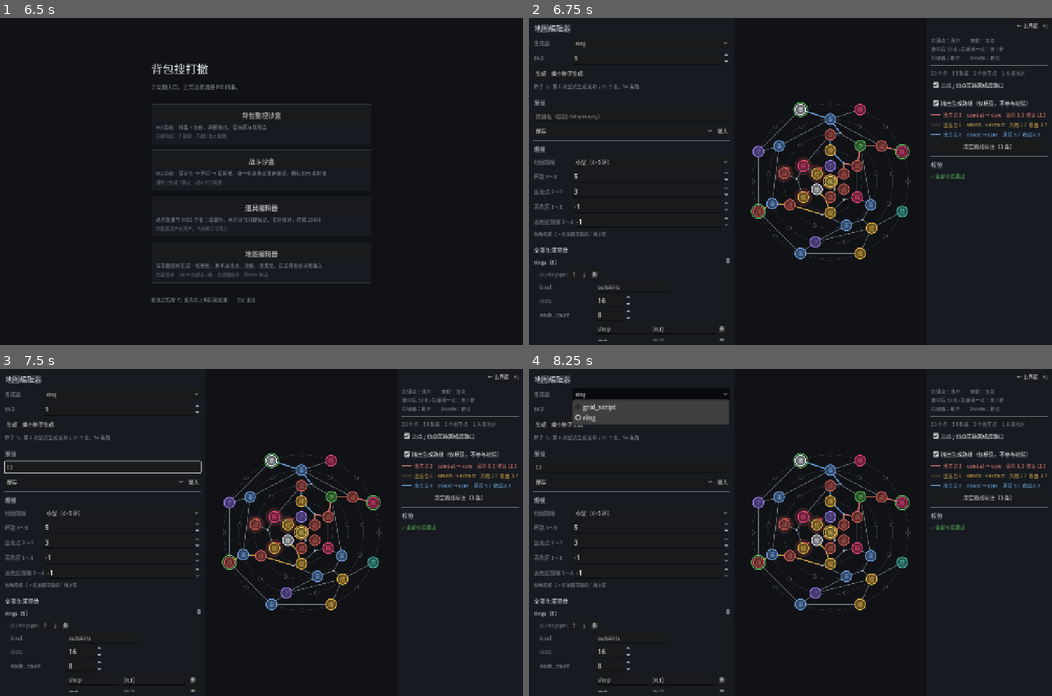
Above: before the commit, frames 1-4 (two rows, left to right).
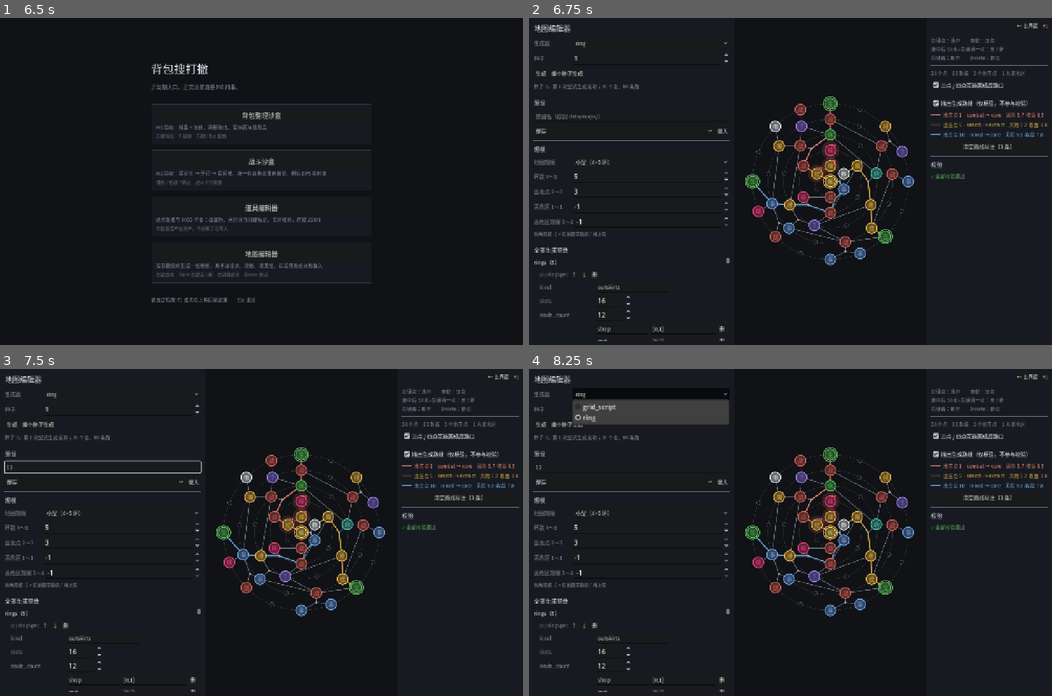
Above: after the commit, the same moments.

Repository: oZlUche/packsoudc
Game: Godot game, scene res://ui/launcher.tscn
Two runs of this game, one before a commit and one after it. Both use one fixed random seed, a clock stepped at 60 frames per second and the inputs below.
Inputs (mouse positions are in pixels of both pictures, inside the frame that each line leads up to):
- Up to frame 1 (6.5 s): click "背包整理沙盒" at 0.5 s; click "← 主界面 F1" at 1.25 s; click "战斗沙盒" at 2 s; click "← 主界面 F1" at 2.75 s; click "道具编辑器" at 3.5 s; click (230, 112) at 4.27 s; type "12" at 4.35 s; click (219, 148) at 4.5 s; type "12" at 4.58 s; click "← 主界面 F1" at 5 s; click "有未保存的改动 · 再按一次 F1 离开" at 5.75 s
- Up to frame 2 (6.75 s): click "地图编辑器" at 6.5 s
- Up to frame 3 (7.5 s): click (104, 467) at 7.27 s; type "12" at 7.35 s
- Up to frame 4 (8.25 s): click "ring" at 8 s

Frame 1 is identical in both runs. In frame 2, 4.3% of the frame differs, in the area x 13-99%, y 16-92%; in frame 3, 4.3%; in frame 4, 4.3%.

Commit message:
feat(map): 节点随环数、不填满、出生点、喘气处门槛、搜索占比、非路线节点混合 —— 作者六条
一、节点数仍随环数增长：规模模板的 nodes 范围按环数插值（中型 6 环 45、8 环 50）。
二、每环 节点/槽位 ≤ fill_cap（0.9，严格 < 1）：内环也不填满；node_count = 0 改成「填到上限」；
    校验 ring_fill。
三、出生点是一种节点 spawn，图上写「生」，网格符号暂定 P；固定，不参与 mix / 配额 / 校准；
    编辑器勾出生点就改类型；校验 spawn。
四、休息区与商店只在路径走过 haven_after_progress（1/3）之后才出现，按环深算；
    前一段的点不算进覆盖（两条规则天生打架，按高危区的办法处理）；校验 haven_early。
五、RouteStyle.min_share：偏搜索的路线搜索点至少八成，分配时先保底、换走前先问份额。
    搜索点收益 1.1 -> 0.6：八成搜索的路线性价比太高，校准会把战斗路线也换成搜索点去追
    （第一版 combat 每条 battle 0.1、search 2.3）。档位跟着改。
六、非路线节点只剩战斗的根子：apply_scale 新建的环没有权重表。加 ring_template，新建的环从它抄。

顺带：校准只在事件点之间换 —— type_risk 里有了 spawn 之后，它把战斗换成出生点来降风险；
MapNodeTypes.STRUCTURAL（core / spawn / extract / junction）由拓扑决定，不动。
一环的图上路线末端是出生点自己，不再被改成撤离点。

4~8 环各 64 个种子全部成功，平均尝试 1.16~1.81；12 环 2.52（占位）。
测试 2605 -> 2673 断言。

Co-Authored-By: Claude Fable 5.1 <noreply@anthropic.com>

Diff:
--- a/core/map/generators/ring_map_config.gd
+++ b/core/map/generators/ring_map_config.gd
@@ -9,6 +9,11 @@
 @export var rings: Array[RingSpec] = []
 
 @export_group("规模")
+## 新建的环（换规模 / 换环数时）从这份模板抄 quota 与 type_weights。
+## 没有它，换一次规模之后每环的权重表是空的，非路线节点就只剩战斗
+@export var ring_template: RingSpec = null
+## 每环 节点/槽位 的上限，严格小于 1 —— 内环也不填满，环上总有空位
+@export var fill_cap: float = 0.9
 ## 规模模板：每种规模的图最多能要几个出发点、几片高危区、多大的高危区。
 ## 按环数匹配；一个都不匹配（比如三环的测试图）= 不设上限、不要高危区
 @export var scales: Array[MapScaleProfile] = []
@@ -47,6 +52,8 @@
 @export var coverage: Dictionary = {}
 ## danger 高于此值的区域里不放喘气的地方（= coverage 里列的那几种类型）
 @export var no_haven_in_danger_above: int = 1
+## 休息区与商店只在路径的这一段之后才出现（0～1，按环深算：最外环 0，核心前一环 1）
+@export var haven_after_progress: float = 1.0 / 3.0
 ## 不许相邻的类型对
 @export var no_adjacent: Array = []
 @export var extract_every_rings: int = 2
@@ -185,36 +192,36 @@
 	for i in ring_count_:
 		var spec := RingSpec.new()
 		spec.kind = kinds[mini(i, kinds.size() - 1)]
+		if ring_template != null:
+			spec.quota = ring_template.quota.duplicate(true)
+			spec.type_weights = ring_template.type_weights.duplicate(true)
 		rings.append(spec)
 	# 槽位照半径算，不动 —— 环的长度是几何，不随节点数变。规模模板要的是【节点数】：
 	# 每环只填一部分槽位，空的连成空白弧。内环只有 min_slots 个槽位，填满也就那么几个，
 	# 减的份额落在外环；二分一个填充系数，让各环 max(min_slots, 槽位 × 系数) 的总和正好是要的
 	var p := scale()
 	if p != null and p.nodes.y > 0:
-		var want := (p.nodes.x + p.nodes.y) / 2 - 1     # 减掉核心
+		# 节点数仍随环数增长：在这一档规模的范围里按环数插值 —— 6 环取下限、8 环取上限
+		var t := 0.0 if p.rings.y <= p.rings.x \
+			else clampf(float(ring_count_ - p.rings.x) / float(p.rings.y - p.rings.x), 0.0, 1.0)
+		var want := roundi(lerpf(float(p.nodes.x), float(p.nodes.y), t)) - 1     # 减掉核心
 		var lo := 0.0
 		var hi := 1.0
 		for _k in 24:
 			var mid := (lo + hi) / 2.0
 			var sum := 0
 			for i in ring_count_:
-				var slots := slots_for_ring(ring_count_ - i)
-				sum += mini(slots, maxi(min_slots, roundi(float(slots) * mid)))
+				sum += fill_count(slots_for_ring(ring_count_ - i), mid)
 			if sum < want:
 				lo = mid
 			else:
 				hi = mid
 		for i in ring_count_:
-			var slots := slots_for_ring(ring_count_ - i)
-			rings[i].node_count = mini(slots, maxi(min_slots, roundi(float(slots) * hi)))
+			rings[i].node_count = fill_count(slots_for_ring(ring_count_ - i), hi)
 	else:
-		# 没有规模模板：外圈各留一段空白弧 —— 参照示意图，环本来就可以断成几段。
-		# 只挖【真比 min_slots 长】的环：内圈本来就已经缩到下限了，再挖就比外圈还空
-		for i in mini(2, ring_count_):
-			var r := ring_count_ - i
-			var slots := slots_for_ring(r)
-			if slots > min_slots:
-				rings[i].node_count = maxi(min_slots, slots - 3)
+		# 没有规模模板：每环留一点空位就好（fill_cap 说了内环也不填满）
+		for i in ring_count_:
+			rings[i].node_count = fill_count(slots_for_ring(ring_count_ - i), 1.0)
 	# 把算出来的数写明白。0 的意思是「自动」（槽位按半径算、节点填满），
 	# 但编辑器里看到一排 0、图上却是十几个点，只会让人以为数据没对上
 	for i in ring_count_:
@@ -224,42 +231,53 @@
 			rings[i].node_count = rings[i].slots
 
 
+## 一个 slots 个槽位的环按 factor 填几个：不少于 min_slots - 1 个（内环的下限），
+## 不多于 fill_cap 允许的 —— 严格小于槽位数，环上总有空位。
+func fill_count(slots: int, factor: float) -> int:
+	var cap := mini(slots - 1, floori(float(slots) * fill_cap))
+	return clampi(roundi(float(slots) * factor), mini(cap, min_slots - 1), maxi(1, cap))
+
+
 ## 造一份跑得起来的默认配置。**数值是占位**，等内容定稿；
 ## 结构才是要紧的。测试与沙盒用它开箱即跑。
 static func sample(ring_count_: int = 5) -> RingMapConfig:
 	var cfg := RingMapConfig.new()
 	cfg.scales = MapScaleProfile.defaults()
+	# 类型分配（M3-3c）。数值全是占位，等内容定稿；测试从这里读期望值，不写死
+	cfg.ring_template = RingSpec.new()
+	cfg.ring_template.type_weights = {"battle": 3, "search": 3, "event": 3, "random": 2, "elite": 1}
+	cfg.ring_template.quota = {"shop": [0, 1], "rest": [0, 2], "elite": [0, 2]}
 	cfg._build_rings(ring_count_)
 
 	var combat := RouteStyle.new()
 	combat.id = &"combat"
 	combat.ends_at = &"core"
 	combat.mix = {"battle": 5, "elite": 1, "event": 1}
-	combat.risk_band = Vector2(1.15, 1.7)
-	combat.reward_band = Vector2(1.15, 1.7)
+	combat.risk_band = Vector2(1.2, 1.9)
+	combat.reward_band = Vector2(1.2, 1.9)
 	combat.bailout_every_rings = 4     # 得 ≥ 撤离点间距，不然沿路的出口自己就挤在一起
 	var search := RouteStyle.new()
 	search.id = &"search"
 	search.ends_at = &"extract"
-	search.mix = {"search": 4, "event": 2, "battle": 1}
-	search.risk_band = Vector2(0.45, 0.9)
-	search.reward_band = Vector2(0.45, 0.9)
+	search.mix = {"search": 4, "event": 1}
+	search.min_share = {"search": 0.8}     # 偏搜索的路线，搜索点至少占八成
+	# 八成是搜索点的路线，风险只有平均的两三成 —— 档位得跟着 min_share 走
+	search.risk_band = Vector2(0.15, 0.6)
+	search.reward_band = Vector2(0.15, 0.6)
 	var mixed := RouteStyle.new()
 	mixed.id = &"mixed"
 	mixed.ends_at = &"core"
 	mixed.mix = {"battle": 2, "search": 2, "event": 2}
-	mixed.risk_band = Vector2(0.8, 1.2)
-	mixed.reward_band = Vector2(0.8, 1.2)
+	mixed.risk_band = Vector2(0.8, 1.3)
+	mixed.reward_band = Vector2(0.8, 1.3)
 	cfg.routes = [combat, search, mixed] as Array[RouteStyle]
 
-	# 类型分配（M3-3c）。数值全是占位，等内容定稿；测试从这里读期望值，不写死
-	for i in cfg.rings.size():
-		cfg.rings[i].type_weights = {"battle": 3, "search": 3, "event": 3, "random": 2, "elite": 1}
-		cfg.rings[i].quota = {"shop": [0, 1], "rest": [0, 2], "elite": [0, 2]}
 	cfg.type_risk = {"battle": 1.0, "elite": 2.2, "event": 0.3, "random": 0.8, "search": 0.4,
-		"shop": 0.0, "rest": 0.0, "extract": 0.0, "core": 3.0}
-	cfg.type_reward = {"battle": 1.0, "elite": 3.0, "event": 0.6, "random": 0.8, "search": 1.1,
-		"shop": 0.5, "rest": 0.3, "extract": 0.0, "core": 5.0}
+		"shop": 0.0, "rest": 0.0, "extract": 0.0, "core": 3.0, "spawn": 0.0}
+	# 搜索点每搜一次的收益不能比战斗划算太多：偏搜索的路线八成都是它，
+	# 它的性价比就是那条路线的性价比 —— 太高，校准只能把别的路线也换成搜索点去追
+	cfg.type_reward = {"battle": 1.0, "elite": 3.0, "event": 0.6, "random": 0.8, "search": 0.6,
+		"shop": 0.5, "rest": 0.3, "extract": 0.0, "core": 5.0, "spawn": 0.0}
 	cfg.coverage = {"rest": 4, "shop": 6}
 	cfg.no_adjacent = [["elite", "elite"], ["shop", "shop"]]
 	cfg.ev_tolerance = 0.25
--- a/core/map/generators/ring_map_generator.gd
+++ b/core/map/generators/ring_map_generator.gd
@@ -66,6 +66,7 @@
 		"edge_max_ring_offset": _cfg.edge_max_ring_offset,
 		"edge_max_slot_offset": _cfg.edge_max_slot_offset,
 		"edge_max_arc_span": _cfg.tangential_span_max,
+		"fill_cap": _cfg.fill_cap,
 		"zone_rules": _rules().to_dict(),
 	}
 	_ring_slots = []
@@ -182,7 +183,9 @@
 ## 空白区是稀疏的结果，不是先挖再填。
 func _choose_filled_slots(slots: int, want: int, inner: Array[int], inner_slots: int) -> Array[int]:
 	var out: Array[int] = []
-	var n := slots if want <= 0 or want >= slots else want
+	# 0 = 自动：填到 fill_cap 允许的上限为止 —— 环上总有空位，内环也一样
+	var n := _cfg.fill_count(slots, 1.0) if want <= 0 or want >= slots else want
+	n = mini(n, _cfg.fill_count(slots, 1.0))
 	if n >= slots:
 		for s in slots:
 			out.append(s)
@@ -1356,6 +1359,19 @@
 				% [r, slots, prev_slots])
 		prev_slots = slots
 
+	# --- 每环都不填满：节点 / 槽位 ≤ fill_cap（< 1），内环也一样 ---
+	var cap := float(graph.layout_meta.get("fill_cap", 1.0))
+	if cap < 1.0:
+		var per_ring := {}
+		for id in graph.node_ids():
+			var r := int(ring_of.get(id, -1))
+			per_ring[r] = int(per_ring.get(r, 0)) + 1
+		for r in per_ring:
+			var slots := int(slot_table.get(r, slot_table.get(str(r), 0)))
+			if int(r) > 0 and slots > 0 and int(per_ring[r]) > floori(float(slots) * cap):
+				v.fail(&"ring_fill", "第 %d 环 %d 个槽位放了 %d 个点，超过 %.0f%% —— 内环也不能填满"
+					% [r, slots, per_ring[r], cap * 100.0])
+
 	# 【路线不在这里查。】路线是用来生成地图的规则，不是一张图合不合格的条件 ——
 	# 它们留在 graph.routes 里只是标注（开局给玩家挑出生点时看的），
 	# 手改过的图、手绘的图完全可以没有，或者对不上。
--- a/core/map/generators/ring_type_assigner.gd
+++ b/core/map/generators/ring_type_assigner.gd
@@ -56,6 +56,9 @@
 		_bump(r, String(g.get_node(id).type), 1)
 	for id in g.goal_ids:
 		_fixed[id] = true
+	# 出生点是一种节点，不只是一个标记：固定为 spawn，不参与 mix、配额与校准
+	for id in g.entry_ids:
+		_put_type(id, &"spawn", true)
 
 	_assign_zone_content()
 	_fix_route_ends()
@@ -118,7 +121,8 @@
 		if String(route.get("ends_at", "core")) != "extract":
 			continue
 		var ids: Array = route["node_ids"]
-		if not ids.is_empty():
+		# 一环的图上路线的末端就是出生点自己，那就不改 —— 出生点是出生点
+		if not ids.is_empty() and not _fixed.has(int(ids[-1])):
 			_put_type(int(ids[-1]), &"extract", true)
 
 
@@ -136,18 +140,24 @@
 		var mix: Dictionary = style.mix if style != null else {}
 		if mix.is_empty():
 			continue
-		# 按比例配额：最大余数法，再打乱
+		# 先把 min_share 保底的份额留出来，剩下的按比例配额（最大余数法），再打乱
 		var keys := _sorted_keys(mix)
 		var total := 0.0
 		for k in keys:
 			total += float(mix[k])
 		var counts := {}
 		var given := 0
+		for k in _sorted_keys(style.min_share):
+			counts[k] = ceili(float(style.min_share[k]) * float(exclusive.size()))
+			given += int(counts[k])
+			if not keys.has(k):
+				keys.append(k)
+		var remaining := maxi(0, exclusive.size() - given)
 		var remainders := []
 		for k in keys:
-			var exact := float(mix[k]) / maxf(total, 0.001) * float(exclusive.size())
-			counts[k] = floori(exact)
-			given += int(counts[k])
+			var exact := float(mix.get(k, 0.0)) / maxf(total, 0.001) * float(remaining)
+			counts[k] = int(counts.get(k, 0)) + floori(exact)
+			given += floori(exact)
 			remainders.append([exact - floorf(exact), k])
 		remainders.sort_custom(func(a, b): return a[0] > b[0] or (a[0] == b[0] and a[1] < b[1]))
 		for r in remainders:
@@ -329,7 +339,8 @@
 	var swappable: Array[String] = []      # 能换出去的
 	var targets: Array[String] = []        # 能换进来的
 	for t in _sorted_keys(_cfg.type_risk):
-		if _haven.has(t) or t == "extract" or t == "core":
+		# 只在「事件点」之间换：出生点、核心、撤离点、喘气处、岔路口各有各的来处
+		if _haven.has(t) or MapNodeTypes.STRUCTURAL.has(StringName(t)):
 			continue
 		targets.append(t)
 		if not _mandatory.has(t):
@@ -482,7 +493,7 @@
 
 ## 总违规量：各路线偏出自己档位多少 + 性价比离散超出容差多少 + 偏离 mix 多少（轻一点）。
 ## 0 = 全达标。mix 那一项只是让校准少动几个不必动的点，不是硬指标。
-const MIX_WEIGHT := 0.04
+const MIX_WEIGHT := 0.08
 
 func _violation_of(sums: Array, comps: Array) -> float:
 	var bands := bands_of(sums)
@@ -548,6 +559,8 @@
 		"mandatory_types": mandatory,
 		"extract_every_rings": cfg.extract_every_rings,
 		"extract_min_distance": cfg.effective_extract_gap(),
+		"haven_after_progress": cfg.haven_after_progress,
+		"spawn_typed_entries": true,
 	}
 	var p := cfg.scale()
 	if p != null and p.nodes.y > 0:
@@ -584,7 +597,7 @@
 			if n < int(lim[0]) or n > int(lim[1]):
 				v.fail(&"quota", "第 %d 环有 %d 个 %s，配额是 %d～%d" % [r, n, t, lim[0], lim[1]])
 
-	# --- 步数覆盖（高危区里的点不算：那里本来就没得歇）---
+	# --- 步数覆盖（高危区里的点不算：那里本来就没得歇；路径前一段的点也不算，喘气处还没出现）---
 	var threshold := int(rules.get("no_haven_in_danger_above", 1))
 	var coverage: Dictionary = rules.get("coverage", {})
 	for t in coverage:
@@ -594,18 +607,35 @@
 		var worst := 0
 		for id in graph.node_ids():
 			var d := int(dist.get(id, 1 << 20))
-			if d > k and graph.get_node(id).danger <= threshold:
+			var n := graph.get_node(id)
+			var r := int(n.layout.get("ring", 0))
+			var early := r > 0 and progress_of(r, ring_count) < float(rules.get("haven_after_progress", 0.0)) - 1e-6
+			if d > k and n.danger <= threshold and not early:
 				over += 1
 				worst = maxi(worst, d)
 		if over > 0:
 			v.fail(&"coverage", "%d 个节点距最近的 %s 超过 %d 步（最远 %s）"
 				% [over, t, k, "到不了" if worst >= (1 << 20) else str(worst)])
 
-	# --- 高危区里不放喘气的地方 ---
+	# --- 高危区里不放喘气的地方；喘气处不在路径的前一段 ---
+	var after := float(rules.get("haven_after_progress", 0.0))
 	for id in graph.node_ids():
 		var n := graph.get_node(id)
 		if n.danger > threshold and coverage.has(String(n.type)):
 			v.fail(&"haven", "节点 %d 在 danger %d 的区域里，却是 %s" % [id, n.danger, n.type])
+		var r := int(n.layout.get("ring", 0))
+		if r > 0 and coverage.has(String(n.type)) and progress_of(r, ring_count) < after - 1e-6:
+			v.fail(&"haven_early", "节点 %d（第 %d 环）是 %s，太靠近起点 —— 得走过 %d%% 才能有"
+				% [id, r, n.type, roundi(after * 100.0)])
+
+	# --- 出生点是 spawn，spawn 都是出生点 ---
+	if bool(rules.get("spawn_typed_entries", false)):
+		for id in graph.entry_ids:
+			if graph.get_node(id) != null and graph.get_node(id).type != &"spawn":
+				v.fail(&"spawn", "出生点 %d 的类型是 %s，不是 spawn" % [id, graph.get_node(id).type])
+		for id in graph.node_ids():
+			if graph.get_node(id).type == &"spawn" and not graph.entry_ids.has(id):
+				v.fail(&"spawn", "节点 %d 是 spawn，却不是出生点" % id)
 
 	# --- 不许相邻 ---
 	var pairs: Array = rules.get("no_adjacent", [])
@@ -716,8 +746,10 @@
 		_fixed[id] = true
 
 
+## 这个点要不要算进覆盖：高危区里的不算（那里不放喘气处），路径前一段的也不算 ——
+## 喘气处要走过 haven_after_progress 才出现，前一段没得歇是规则本身，不是覆盖没做好
 func _needs_haven(n: MapNode) -> bool:
-	return n.danger <= _cfg.no_haven_in_danger_above
+	return n.danger <= _cfg.no_haven_in_danger_above and _progress(n.id) >= _cfg.haven_after_progress
 
 
 func _absorbed(id: int) -> bool:
@@ -793,12 +825,50 @@
 		return false
 	if n.danger > _cfg.no_haven_in_danger_above and _haven.has(t):
 		return false
+	if _haven.has(t) and _progress(id) < _cfg.haven_after_progress:
+		return false     # 休息区与商店只在路径走过一段之后才出现
 	if _absorbed(id) and _mandatory.has(t):
+		return false
+	if not _share_allows_leaving(id, old):
 		return false
 	for other in _g.neighbors(id):
 		if _pair_forbidden(type, _g.get_node(other).type):
 			return false
 	return true
+
+
+## 环深：最外环 0，核心前一环 1。喘气处的门槛按它算 —— 路线一环一步，这就是「路径走过几成」
+func _progress(id: int) -> float:
+	return progress_of(_ring(id), _ring_count())
+
+
+## 环深：最外环 0，核心前一环 1；只有一环时那一环既是起点也是尽头，算 1
+static func progress_of(ring: int, ring_count: int) -> float:
+	if ring_count <= 1:
+		return 1.0
+	return clampf(float(ring_count - ring) / float(ring_count - 1), 0.0, 1.0)
+
+
+## 把这个点从 old 类型换走之后，它所在路线的 min_share 还守得住吗。
+## 分母 = 这条路线独占的、可换的节点（不算出生点、撤离点、休息区、商店这些固定点）。
+func _share_allows_leaving(id: int, old: String) -> bool:
+	if not _routes_of.has(id) or (_routes_of[id] as Array).size() != 1:
+		return true
+	var style := _cfg.style_by_id(StringName(_g.routes[(_routes_of[id] as Array)[0]].get("style", "")))
+	if style == null or not style.min_share.has(old):
+		return true
+	var have := 0
+	var pool := 0
+	for other in (_g.routes[(_routes_of[id] as Array)[0]]["node_ids"] as Array):
+		if (_routes_of[int(other)] as Array).size() != 1 or _fixed.has(int(other)):
+			continue
+		var ty := String(_g.get_node(int(other)).type)
+		if _haven.has(ty) or ty == "extract":
+			continue
+		pool += 1
+		if ty == old:
+			have += 1
+	return float(have - 1) >= float(style.min_share[old]) * float(pool) - 1e-6
 
 
 func _pair_forbidden(a: StringName, b: StringName) -> bool:
@@ -829,12 +899,17 @@
 ## 这个节点抽类型用的权重：所在环的 type_weights，去掉这里不许放的。
 func _weights_for(id: int) -> Dictionary:
 	var spec := _cfg.spec_for_ring(_ring(id))
-	var raw: Dictionary = spec.type_weights if spec != null and not spec.type_weights.is_empty() \
-		else {"battle": 1.0}
+	var raw: Dictionary = {"battle": 1.0}
+	if spec != null and not spec.type_weights.is_empty():
+		raw = spec.type_weights
+	elif _cfg.ring_template != null and not _cfg.ring_template.type_weights.is_empty():
+		raw = _cfg.ring_template.type_weights
 	var n := _g.get_node(id)
 	var out := {}
 	for t in _sorted_keys(raw):
 		if n.danger > _cfg.no_haven_in_danger_above and _haven.has(t):
+			continue
+		if _haven.has(t) and _progress(id) < _cfg.haven_after_progress:
 			continue
 		if _absorbed(id) and _mandatory.has(t):
 			continue
--- a/core/map/generators/route_style.gd
+++ b/core/map/generators/route_style.gd
@@ -13,6 +13,11 @@
 ## 偏搜索：`{"search": 4, "event": 2, "battle": 1}`
 ## [b]M3-3c 才用到。[/b]
 @export var mix: Dictionary = {}
+
+## 类型 → 在这条路线独占节点里至少占几成（0～1）。偏搜索的路线 `{"search": 0.8}`：
+## 校准再怎么换，搜索点的份额不能掉到八成以下。分母不算出生点、撤离点、休息区、商店这些
+## 别的步骤放的固定点。[b]M3-3c 用。[/b]
+@export var min_share: Dictionary = {}
 
 ## 这条路线的风险分总和该落在哪个区间（相对全图平均）。[b]M3-3c 才用到。[/b]
 @export var risk_band: Vector2 = Vector2(0.8, 1.2)
--- a/core/map/map_grid_text.gd
+++ b/core/map/map_grid_text.gd
@@ -14,6 +14,7 @@
 const SYMBOL_TYPES := {
 	"A": &"battle", "E": &"elite", "Q": &"event", "?": &"random", "V": &"search",
 	"S": &"shop", "R": &"rest", "X": &"extract", "B": &"core",
+	"P": &"spawn",      # 出生点。符号是解析器先占的位，等作者在表里定
 	"1": &"random",     # v0 遗留的缺省点，按 ? 处理
 }
 ## 没有 [map] 段头的老格式（v0）里符号另有所指：E 是终点，2 是「高危的缺省点」
@@ -223,10 +224,13 @@
 		g.zones[zone_id] = {"node_ids": members, "gate_ids": ZoneRules.gate_ids(g, members)}
 
 
-## 出生点：最外环上每一段弧的第一个点。
-##
-## [b]占位规则。[/b] 表里还没有出生点的符号；等作者定了符号，这里改成认符号。
+## 出生点：画了 P 就是 P；一个都没画，就按最外环上每一段弧的第一个点（占位规则）。
 static func _assign_entries(g: MapGraph) -> void:
+	for id in g.node_ids():
+		if g.get_node(id).type == &"spawn":
+			g.entry_ids.append(id)
+	if not g.entry_ids.is_empty():
+		return
 	var outer: Array[int] = []
 	for id in g.node_ids():
 		if int(g.get_node(id).layout["row"]) == 0:
--- a/core/map/map_node_types.gd
+++ b/core/map/map_node_types.gd
@@ -7,8 +7,12 @@
 
 const ALL: Array[StringName] = [
 	&"battle", &"elite", &"event", &"random", &"search",
-	&"shop", &"rest", &"extract", &"junction", &"core",
+	&"shop", &"rest", &"extract", &"junction", &"core", &"spawn",
 ]
+
+
+## 结构性的类型：由拓扑决定，类型分配与校准不拿它们当「事件点」换来换去
+const STRUCTURAL: Array[StringName] = [&"core", &"spawn", &"extract", &"junction"]
 
 
 static func has(type: StringName) -> bool:
--- a/tests/test_map_editor.gd
+++ b/tests/test_map_editor.gd
@@ -112,6 +112,20 @@
 		if ed.graph() != null:
 			t.eq(int(ed.graph().layout_meta["ring_count"]), p.rings.y, "%s：图的环数对" % p.id)
 
+		# 换过规模之后，新建的环从模板抄权重：非路线的点照样是混合的，不是只剩战斗
+		if ed.graph() != null:
+			var on_route := {}
+			for route in ed.graph().routes:
+				for id in (route["node_ids"] as Array):
+					on_route[int(id)] = true
+			var kinds := {}
+			for id in ed.graph().node_ids():
+				var n: MapNode = ed.graph().get_node(id)
+				if not on_route.has(id) and n.zone == 0 and not MapNodeTypes.STRUCTURAL.has(n.type):
+					kinds[n.type] = true
+			var expect := mini(3, cfg.ring_template.type_weights.size())
+			t.check(kinds.size() >= expect, "%s：非路线节点有 %d 种类型（至少 %d）—— 换规模之后权重表没丢" % [p.id, kinds.size(), expect])
+
 	# 不支持规模模板的生成器：面板是空的，choose_scale 什么都不做，也不报错
 	ed.use_generator(&"grid_script")
 	ed.choose_scale(&"small", 4)
--- a/tests/test_map_grid_text.gd
+++ b/tests/test_map_grid_text.gd
@@ -119,6 +119,20 @@
 	# 出生点：最外环每一段弧的第一个点
 	t.eq(g.entry_ids, [at[Vector2i(0, 0)]] as Array[int],
 		"最外环首尾相连成了一整段，所以只有一个出生点")
+
+
+static func run_spawn_symbol(t: TestCase) -> void:
+	t.begin("网格脚本 · 画了 P 就是出生点")
+
+	var text := "[map]\nP-A-B0\n\n[danger]\n......\n"
+	var g := MapGridText.parse(text)
+	t.not_null(g, "解析得出来：%s" % MapGridText.last_error)
+	if g == null:
+		return
+	t.eq(MapGridText.render(g), text, "往返相同")
+	t.eq(g.entry_ids.size(), 1, "一个出生点")
+	t.eq(g.get_node(g.entry_ids[0]).type, &"spawn", "它的类型是 spawn")
+	t.eq(int(g.get_node(g.entry_ids[0]).layout["col"]), 0, "就是那个 P")
 
 
 static func run_bad_input(t: TestCase) -> void:
--- a/tests/test_ring_map_generator.gd
+++ b/tests/test_ring_map_generator.gd
@@ -257,8 +257,9 @@
 			t.eq(g.zones.size(), 0, "没有规模 → 没有高危区")
 			t.check(not gen.failure_tally.has(&"zone_missing"), "也不会因为「缺高危区」而重试")
 
-	# 每一档规模的两端环数：片数、规模、出发点数都落在这一档的范围里
+	# 每一档规模的两端环数：片数、规模、出发点数都落在这一档的范围里；节点数随环数增长
 	for p in profiles:
+		var nodes_at := {}
 		for rings in [p.rings.x, p.rings.y]:
 			var cfg := RingMapConfig.sample(rings)
 			t.eq(cfg.scale().id, p.id, "%d 环属于 %s" % [rings, p.id])
@@ -278,8 +279,13 @@
 				if p.nodes.y > 0:
 					t.check(g.node_count() >= p.nodes.x and g.node_count() <= p.nodes.y,
 						"%s · %d 环：%d 个点，该在 %d～%d" % [p.id, rings, g.node_count(), p.nodes.x, p.nodes.y])
+					nodes_at[rings] = int(nodes_at.get(rings, 0)) + g.node_count()
 				t.check(_zones_per_route_max(g) <= p.zones_per_route,
 					"%s：每条路线身上岔出的不超过 %d 片" % [p.id, p.zones_per_route])
+
+		if p.nodes.y > 0 and p.rings.y > p.rings.x:
+			t.check(int(nodes_at.get(p.rings.y, 0)) >= int(nodes_at.get(p.rings.x, 0)),
+				"%s：%d 环的点数 ≥ %d 环的 —— 节点数仍随环数增长" % [p.id, p.rings.y, p.rings.x])
 
 	# 可选项给了数就用那个数 —— 但会被夹进规模的范围
 	var medium: MapScaleProfile = profiles[mini(1, profiles.size() - 1)]
--- a/tests/test_ring_type_assigner.gd
+++ b/tests/test_ring_type_assigner.gd
@@ -50,22 +50,46 @@
 			if n < int(lim[0]) or n > int(lim[1]):
 				return "第 %d 环 %s 有 %d 个，配额 %s" % [r, type, n, str(lim)]
 
-	# 覆盖：高危区外的每个点距最近的喘气处不超过 K；死胡同末端也算在内
+	# 覆盖：高危区外、走过路径前一段之后的每个点距最近的喘气处不超过 K；死胡同末端也算在内
 	for type in cfg.coverage:
 		var dist := RingTypeAssigner.distances_to_type(g, StringName(type))
 		for id in g.node_ids():
 			var n := g.get_node(id)
 			if n.danger > cfg.no_haven_in_danger_above:
 				continue
+			if RingTypeAssigner.progress_of(_ring_of(g, id), cfg.ring_count()) < cfg.haven_after_progress:
+				continue
 			if int(dist.get(id, 1 << 20)) > int(cfg.coverage[type]):
 				return "节点 %d 距最近的 %s 有 %s 步（%d 条路挨着它）" % [
 					id, type, str(dist.get(id, "∞")), g.edges_of(id).size()]
 
-	# 高危区里没有喘气的地方
+	# 高危区里没有喘气的地方；路径前一段也没有
 	for id in g.node_ids():
 		var n := g.get_node(id)
 		if n.danger > cfg.no_haven_in_danger_above and cfg.coverage.has(String(n.type)):
 			return "节点 %d 在高危区里却是 %s" % [id, n.type]
+		if _ring_of(g, id) > 0 and cfg.coverage.has(String(n.type)) \
+				and RingTypeAssigner.progress_of(_ring_of(g, id), cfg.ring_count()) < cfg.haven_after_progress:
+			return "节点 %d 是 %s，却在路径的前 %d%% 里" % [id, n.type, roundi(cfg.haven_after_progress * 100)]
+
+	# 出生点是 spawn，spawn 都是出生点
+	for id in g.node_ids():
+		var is_spawn := g.get_node(id).type == &"spawn"
+		if is_spawn != g.entry_ids.has(id):
+			return "节点 %d：spawn=%s 出生点=%s，两者该一致" % [id, is_spawn, g.entry_ids.has(id)]
+
+	# 每环都不填满
+	var slot_table: Dictionary = g.layout_meta.get("ring_slots", {})
+	var per_ring := {}
+	for id in g.node_ids():
+		var r := _ring_of(g, id)
+		per_ring[r] = int(per_ring.get(r, 0)) + 1
+	for r in per_ring:
+		if int(r) <= 0:
+			continue
+		var slots := int(slot_table.get(r, 0))
+		if int(per_ring[r]) >= slots or int(per_ring[r]) > floori(float(slots) * cfg.fill_cap):
+			return "第 %d 环 %d 个槽位放了 %d 个点，填得太满（上限 %.0f%%）" % [r, slots, per_ring[r], cfg.fill_cap * 100]
 
 	# 不许相邻
 	for e in g.edges:
@@ -174,6 +198,21 @@
 					elif last_extract - r > style.bailout_every_rings + 1:
 						ok = false
 				t.check(ok, "%s 沿路每 %d 环左右有撤离点（种子 %d）" % [route["style"], style.bailout_every_rings, s])
+			# min_share：这条路线独占的、可换的节点里，该类型至少占那么多
+			for k in style.min_share:
+				var have := 0
+				var pool := 0
+				for id in ids:
+					if int(on[int(id)]) != 1:
+						continue
+					var ty := String(g.get_node(int(id)).type)
+					if MapNodeTypes.STRUCTURAL.has(StringName(ty)) or cfg.coverage.has(ty):
+						continue
+					pool += 1
+					if ty == String(k):
+						have += 1
+				t.check(pool == 0 or float(have) >= float(style.min_share[k]) * float(pool) - 1e-6,
+					"%s：%s 占 %d/%d，至少要 %d%%（种子 %d）" % [route["style"], k, have, pool, roundi(float(style.min_share[k]) * 100), s])
 			# 记在路线上的分数与重算一致
 			t.eq(int(route["risk_x100"]), roundi(scores[i]["risk"] * 100.0), "记账的风险分对得上（种子 %d）" % s)
 			t.eq(int(route["reward_x100"]), roundi(scores[i]["reward"] * 100.0), "记账的收益分对得上（种子 %d）" % s)
--- a/tools/map_stats.gd
+++ b/tools/map_stats.gd
@@ -80,8 +80,11 @@
 					in_band += 1
 		for t in cfg.coverage:
 			var dist := RingTypeAssigner.distances_to_type(g, t)
+			var outer := cfg.ring_count()
 			for id in g.node_ids():
-				if g.get_node(id).danger <= cfg.no_haven_in_danger_above:
+				var n: MapNode = g.get_node(id)
+				var progress := float(outer - int(n.layout.get("ring", 0))) / float(maxi(1, outer - 1))
+				if n.danger <= cfg.no_haven_in_danger_above and progress >= cfg.haven_after_progress:
 					worst_cover[t] = maxi(int(worst_cover.get(t, 0)), int(dist.get(id, 99)))
 	print("       路线落进自己档位：%d/%d　性价比离散 平均 %.2f 最大 %.2f（容差 %.2f）　覆盖最远：%s"
 		% [in_band, routes_total, spread_sum / graphs.size(), spread_max, cfg.ev_tolerance, str(worst_cover)])
--- a/ui/map/map_node_style.gd
+++ b/ui/map/map_node_style.gd
@@ -14,6 +14,7 @@
 	&"extract": {"label": "撤离点", "glyph": "撤", "color": Color("dfe3ea")},
 	&"junction": {"label": "岔路", "glyph": "·", "color": Color("5a6270")},
 	&"core": {"label": "核心", "glyph": "核", "color": Color("f0d060")},
+	&"spawn": {"label": "出生点", "glyph": "生", "color": Color("5cb85c")},
 }
 
 const UNKNOWN := {"label": "未知", "glyph": "?", "color": Color("8b93a1")}
--- a/ui/map_editor/map_editor.gd
+++ b/ui/map_editor/map_editor.gd
@@ -192,9 +192,12 @@
 		return
 	if _graph.entry_ids.has(id):
 		_graph.entry_ids.erase(id)
+		if _node(id).type == &"spawn":
+			_node(id).type = &"battle"
 	else:
 		_graph.entry_ids.append(id)
 		_graph.entry_ids.sort()
+		_node(id).type = &"spawn"       # 出生点是一种节点，不只是一个标记
 	_touch()
 
 
Not shown, changed: docs/architecture.md
Not shown, added: docs/reports/041-spawn-fill-cap-haven-progress.md
